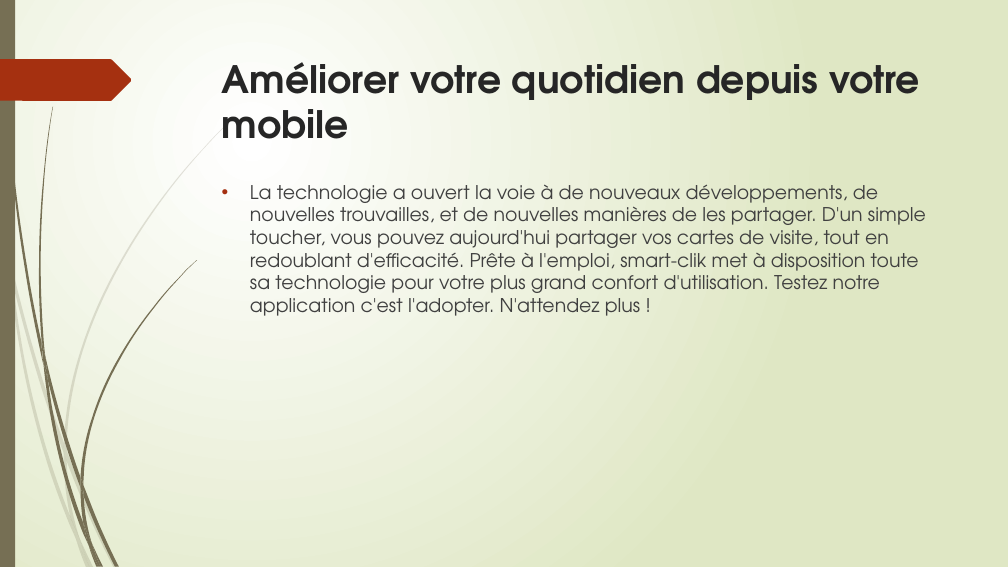
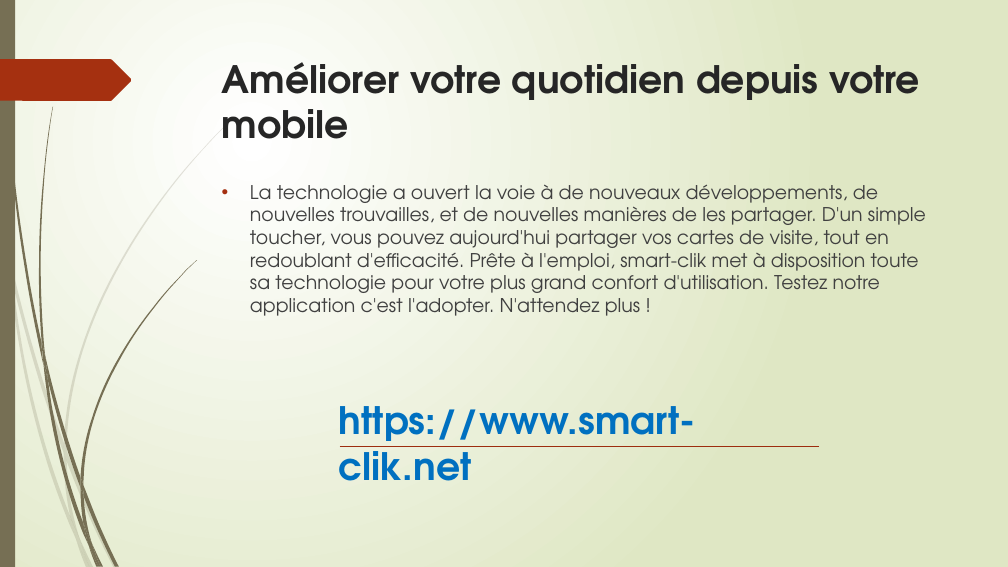
Before and after one commit to europedigitalconsulting/Abeer, a slide deck: slide 2 of Smart-clik.pptx. Drawn at 1008x567 pixels with LibreOffice and Linux fonts; fonts in the diff are those of the drawing. Boxes give left, top, right and bottom in pixels: in the first picture for what was removed or moved away, otherwise in the second. Text is boxed around its words. In the diff, an @@ line names an element or a change of style, - is before the commit and + after.

```diff
--- a/Smart-clik.pptx
+++ b/Smart-clik.pptx
@@ text added at bbox=[339, 406, 696, 481], 36 pt, text #0070C0, bold @@
+https://www.smart-clik.net
@@ line added from (340, 447) to (819, 447), #9E2E0F 0.75 pt @@
```
Also in this commit, not shown: 1 slide added, 7 slides removed, 33 other files.
